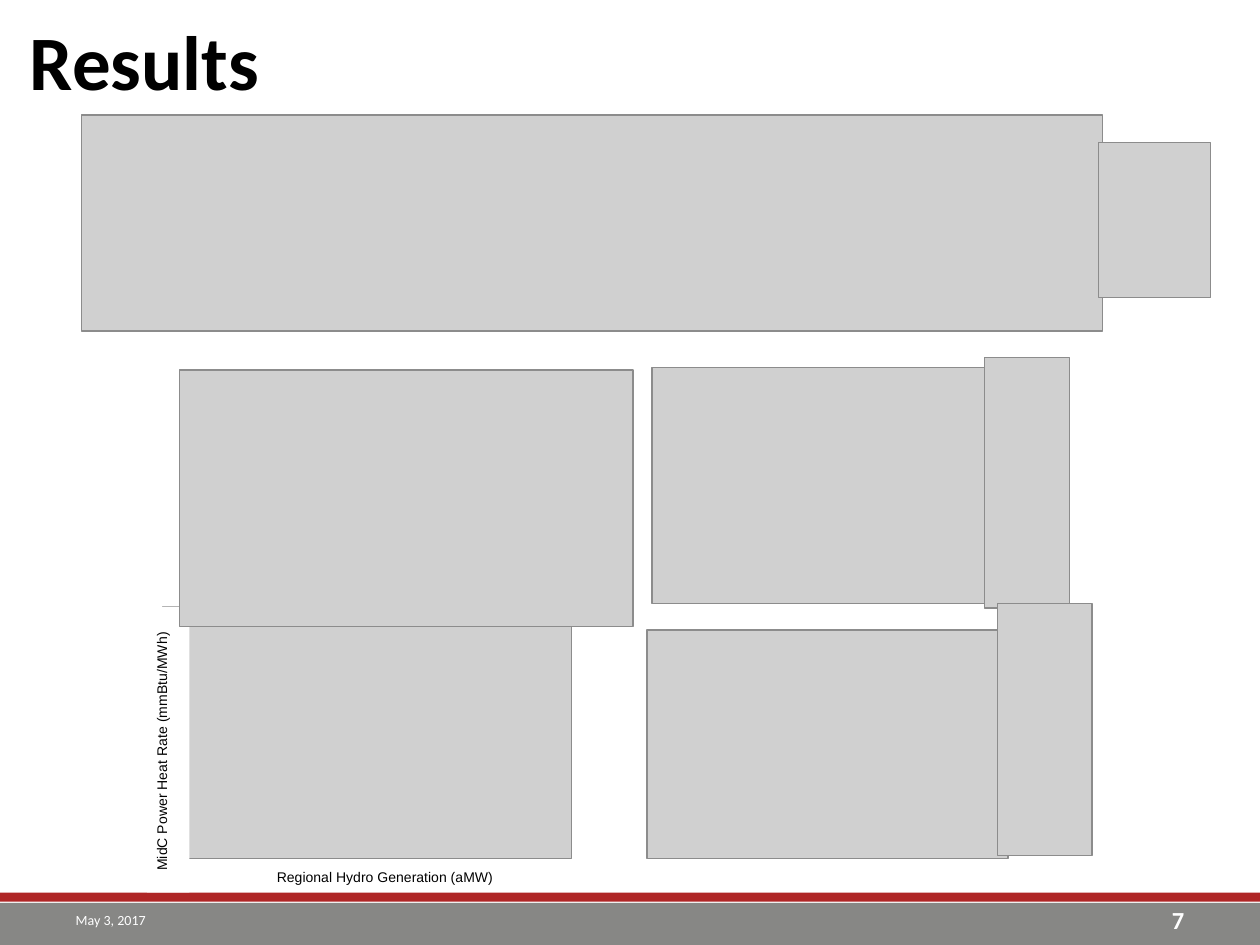
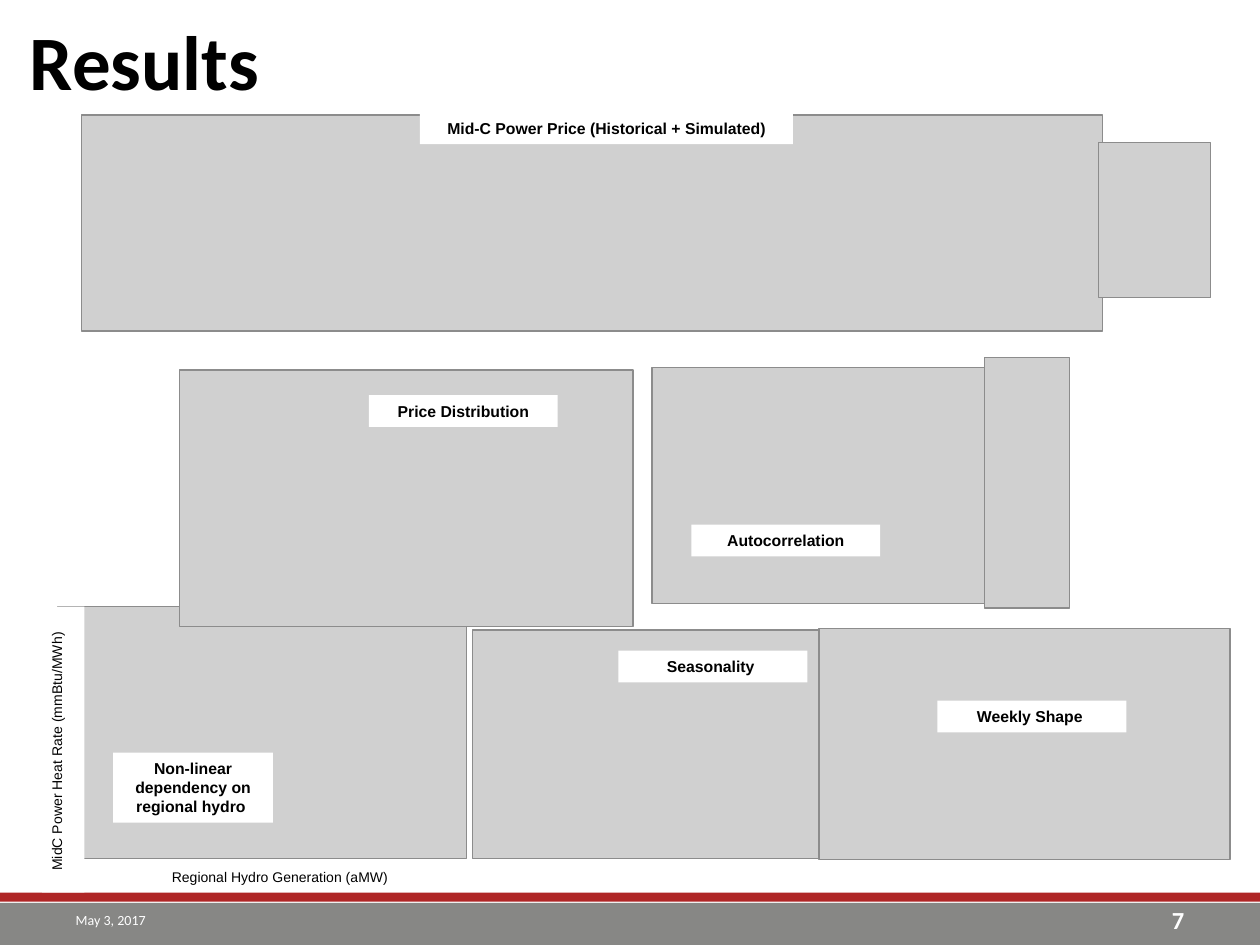
Before and after one commit to einaooka/R-Finance2017, a slide deck: slide 7 of Bunched Random Forest in Monte Carlo Risk Simulation.pptx. Drawn at 1260x945 pixels with LibreOffice and Linux fonts; fonts in the diff are those of the drawing; grey boxes stand for pictures; background and template pictures are left out. Boxes give left, top, right and bottom in pixels: in the first picture for what was removed or moved away, otherwise in the second. Text is boxed around its words. In the diff, an @@ line names an element or a change of style, - is before the commit and + after.

```diff
--- a/Bunched Random Forest in Monte Carlo Risk Simulation.pptx
+++ b/Bunched Random Forest in Monte Carlo Risk Simulation.pptx
@@ rectangle added at (420,112,793,144), fill #FFFFFF, 9 pt, text #000000, bold @@
+Mid-C Power Price (Historical + Simulated)
@@ rectangle added at (369,396,558,427), fill #FFFFFF, 9 pt, text #000000, bold @@
+Price Distribution
@@ rectangle added at (692,524,881,556), fill #FFFFFF, 9 pt, text #000000, bold @@
+Autocorrelation
@@ 1 picture, 1 text, 1 rectangle: place and size @@
-1 picture, 1 text, 1 rectangle at (147,606,571,892)
+1 picture, 1 text, 1 rectangle at (42,606,466,892)
@@ picture added at (819,629,1230,859) @@
@@ picture removed at (998,604,1092,856) @@
@@ picture: place and size @@
-picture at (646,630,1008,858)
+picture at (472,630,834,858)
@@ rectangle added at (619,650,808,682), fill #FFFFFF, 9 pt, text #000000, bold @@
+Seasonality
@@ rectangle added at (937,701,1126,732), fill #FFFFFF, 9 pt, text #000000, bold @@
+Weekly Shape
@@ rectangle added at (113,752,273,823), fill #FFFFFF, 9 pt, text #000000, bold @@
+Non-linear dependency on regional hydro
```
Also in this commit, not shown: 1 other slide changed.
